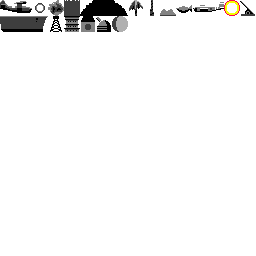
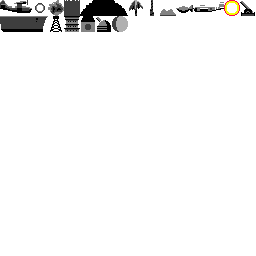
Before/after of a 256x256 layered artwork. What changed in the layer stack:
painted on "tiles.png copy" over box(27, 0, 255, 16)
